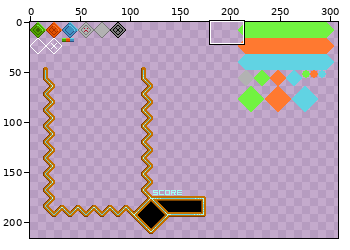
Pixel-art file -- gwj/ase/gametileset.ase. The first picture is a wide view before the edit; the outline marks the close-up.
Close-up. As it was:
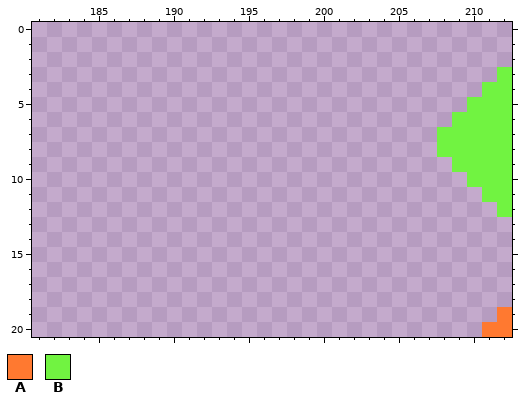
320x320 pixels, 1 frame. Shown: x 181..212, y 0..20. The wide view leaves out empty margins. The commit also changed other parts of the picture, which this record leaves out.
Visible layers, top first: "Layer 2", "Layer 3", "Layer 1".
Palette (. is transparent): A #ff7930  B #71f341
Pixels before, first column x 208:
 3 ....B
 4 ...BB
 5 ..BBB
 6 .BBBB
 7 BBBBB
 8 BBBBB
 9 .BBBB
10 ..BBB
11 ...BB
12 ....B
13 .....
14 .....
15 .....
16 .....
17 .....
18 .....
19 ....A
20 ...AA
The result:
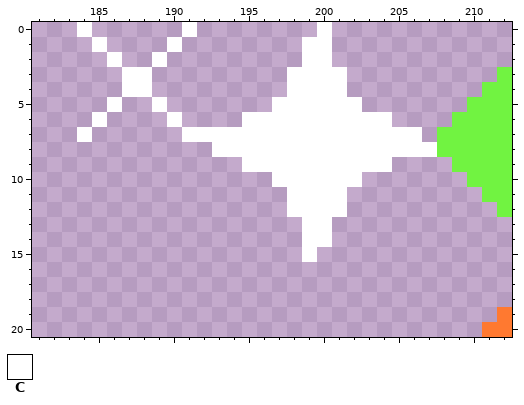
Colours new in this view: C #ffffff
The edit:
Layer "Layer 2":
The author put colour C in row 0 at x 184, 191 and 200; in row 1 at x 185, 190 and 199 to 200; in row 2 at x 186, 189 and 199 to 200; in rows 3 to 4 at x 187 to 188 and 198 to 201; in row 5 at x 186, 189 and 197 to 202; in row 6 at x 185, 190 and 195 to 204.
The author put colour C in row 7 at x 184 and 191 to 206; in row 8 at x 193 to 207; in row 9 at x 195 to 204; in row 10 at x 197 to 202; in rows 11 to 12 at x 198 to 201; in rows 13 to 14 at x 199 to 200.
The author put colour C in row 15 at x 199.
Boxes around the changes in both close-ups, in picture pixels (x1, y1, x2, y2):
added: (77, 22, 437, 262)
